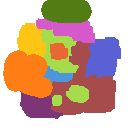
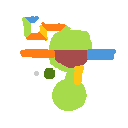
Layered file, before and after one edit (128x128). Changes by layer:
added layer "Pasted Layer" above "Layer" over [3, 0, 121, 119]
